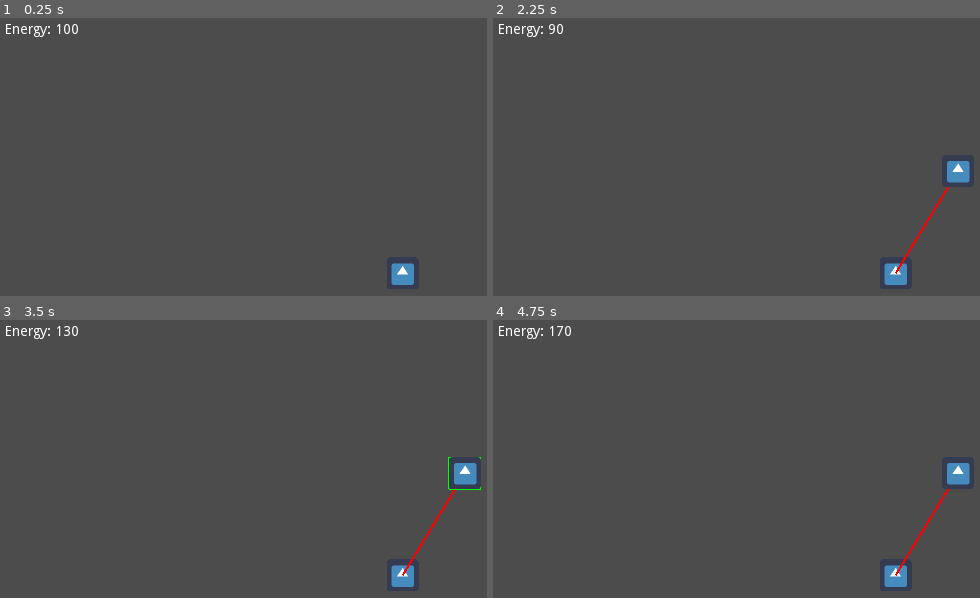
Above: before the commit, frames 1-4 (two rows, left to right).
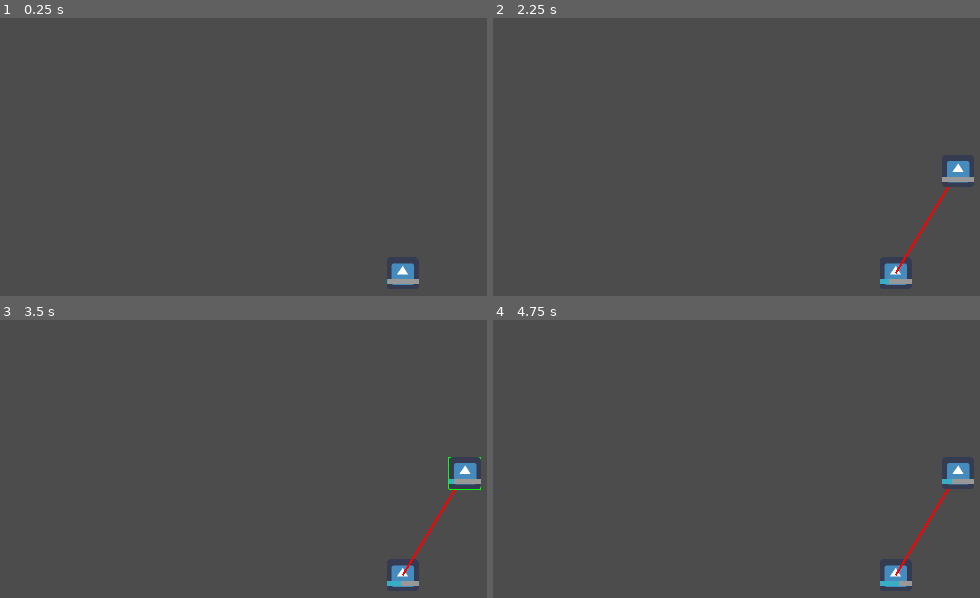
Above: after the commit, the same moments.

Repository: svntax/LD45-StartWithNothing
Game: Godot game, scene res://Scenes/Gameplay.tscn
Two runs of this game, one before a commit and one after it. Both use one fixed random seed, a clock stepped at 60 frames per second and the inputs below. The engine's default icon, where the game draws it, is replaced by a stand-in: a white triangle on a blue panel in a dark square.
Inputs (mouse positions are in pixels of both pictures, inside the frame that each line leads up to):
- Up to frame 1 (0.25 s): no input
- Up to frame 2 (2.25 s): tap Enter at 0.5, 2 s; move the mouse to (897, 273) at 0.52 s; click (897, 273) at 0.67 s; tap Space at 1.25 s; click (897, 273) at 1.42 s; move the mouse to (955, 170) at 2.02 s; click (955, 170) at 2.17 s
- Up to frame 3 (3.5 s): tap Space at 2.75 s; click (462, 472) at 2.92 s
- Up to frame 4 (4.75 s): tap Enter at 3.5 s; click (955, 472) at 3.67 s; tap Escape (deselect) at 4.15 s; tap Space at 4.25 s; move the mouse to (639, 514) at 4.27 s; click (639, 514) at 4.42 s

The runs differ from the first frame. In frame 1, 0.4% of the frame differs, in the area x 1-87%, y 2-96%; in frame 2, 0.5%; in frame 3, 0.5%, in the area x 1-99%, y 2-96%; in frame 4, 0.5%.

Commit message:
Add reactor energy bars and remove energy label

Diff:
--- a/Scenes/EnergyNode.tscn
+++ b/Scenes/EnergyNode.tscn
@@ -9,6 +9,12 @@
 
 [sub_resource type="CircleShape2D" id=2]
 radius = 16.0
+
+[sub_resource type="StyleBoxFlat" id=3]
+bg_color = Color( 0.219608, 0.686275, 0.776471, 1 )
+
+[sub_resource type="StyleBoxFlat" id=4]
+corner_detail = 1
 
 [node name="EnergyNode" groups=[
 "EnergyNodes",
@@ -27,6 +33,17 @@
 
 [node name="EnergyTimer" type="Timer" parent="." index="3"]
 autostart = true
+
+[node name="EnergyBar" type="ProgressBar" parent="." index="4"]
+margin_left = -16.4401
+margin_top = 5.72165
+margin_right = 15.5599
+margin_bottom = 10.7216
+mouse_filter = 2
+custom_styles/fg = SubResource( 3 )
+custom_styles/bg = SubResource( 4 )
+step = 0.0
+percent_visible = false
 [connection signal="input_event" from="NodeRange" to="." method="_on_NodeRange_input_event"]
 [connection signal="input_event" from="MouseDetectRange" to="." method="_on_MouseDetectRange_input_event"]
 [connection signal="timeout" from="EnergyTimer" to="." method="_on_EnergyTimer_timeout"]
--- a/Scenes/Gameplay.tscn
+++ b/Scenes/Gameplay.tscn
@@ -22,10 +22,3 @@
 [node name="UIRoot" type="Control" parent="UILayer"]
 margin_right = 40.0
 margin_bottom = 40.0
-
-[node name="EnergyLabel" type="Label" parent="UILayer/UIRoot"]
-margin_left = 20.0
-margin_top = 20.0
-margin_right = 60.0
-margin_bottom = 34.0
-text = "Energy: 0"
--- a/Scripts/EnergyNode.gd
+++ b/Scripts/EnergyNode.gd
@@ -3,52 +3,58 @@
 onready var generatedEnergyAmount = 20
 onready var NODE_RADIUS = nodeRange.get_node("CollisionShape2D").shape.radius
 onready var MOUSE_RADIUS = $MouseDetectRange/CollisionShape2D.shape.radius
+onready var current_charge = 0.0;
+onready var MAXIMUM_CHARGE = 100;
+onready var SECONDS_TO_FULL_CHARGE = 8;
 
 func _ready():
-	energyCost = 50 #TODO adjust later
+    energyCost = 50 #TODO adjust later
 
 func _draw():
-	for node in adjacentNodes:
-		#to_local() needed because _draw() is relative to this node's position
-		draw_line(to_local(global_position), to_local(node.global_position), Color.red, 2)
-	if isSelected:
-		draw_rect(Rect2(-16, -16, 32, 32), Color.green, false)
-		#draw_circle(Vector2(0, 0), NODE_RADIUS, Color.green)
+    for node in adjacentNodes:
+        #to_local() needed because _draw() is relative to this node's position
+        draw_line(to_local(global_position), to_local(node.global_position), Color.red, 2)
+    if isSelected:
+        draw_rect(Rect2(-16, -16, 32, 32), Color.green, false)
+
+
+        #draw_circle(Vector2(0, 0), NODE_RADIUS, Color.green)
 
 func _process(delta):
-	update()
+    update()
+    $EnergyBar.set_value($EnergyBar.value + delta * $EnergyBar.max_value / SECONDS_TO_FULL_CHARGE)
 
 func isPositionValid(pos):
-	var dist : int = global_position.distance_to(pos)
-	if MOUSE_RADIUS * 2 < dist and dist < NODE_RADIUS and !nodeSystem.isMouseOverlappingNode():
-		return true
-	else:
-		return false
+    var dist : int = global_position.distance_to(pos)
+    if MOUSE_RADIUS * 2 < dist and dist < NODE_RADIUS and !nodeSystem.isMouseOverlappingNode():
+        return true
+    else:
+        return false
 
 func _on_NodeRange_input_event(viewport, event, shape_idx):
-	if event is InputEventMouseButton and event.pressed and event.button_index == BUTTON_LEFT:
-		if isSelected:
-			if isPositionValid(event.position):
-				print("valid point")
-				var newNode = nodeSystem.placeNode(event.position)
-				nodeSystem.connectNodes(newNode, self)
-				nodeSystem.deselectNode()
-			else:
-				print("invalid point")
+    if event is InputEventMouseButton and event.pressed and event.button_index == BUTTON_LEFT:
+        if isSelected:
+            if isPositionValid(event.position):
+                print("valid point")
+                var newNode = nodeSystem.placeNode(event.position)
+                nodeSystem.connectNodes(newNode, self)
+                nodeSystem.deselectNode()
+            else:
+                print("invalid point")
 
 func _on_MouseDetectRange_input_event(viewport, event, shape_idx):
-	if event is InputEventMouseButton and event.pressed :
-		if event.button_index == BUTTON_LEFT:
-			if not isSelected and not nodeSystem.hasSelectedNode():
-				isSelected = true
-				nodeSystem.selectNode(self)
-				print("mouse range click")
-			elif not isSelected and nodeSystem.hasSelectedNode():
-				nodeSystem.connectNodes(self, nodeSystem.getSelectedNode())
-				nodeSystem.deselectNode()
-		elif event.button_index == BUTTON_RIGHT and !nodeSystem.hasSelectedNode():
-			#TODO debug node removal, remove later?
-			self.removeNode()
+    if event is InputEventMouseButton and event.pressed :
+        if event.button_index == BUTTON_LEFT:
+            if not isSelected and not nodeSystem.hasSelectedNode():
+                isSelected = true
+                nodeSystem.selectNode(self)
+                print("mouse range click")
+            elif not isSelected and nodeSystem.hasSelectedNode():
+                nodeSystem.connectNodes(self, nodeSystem.getSelectedNode())
+                nodeSystem.deselectNode()
+        elif event.button_index == BUTTON_RIGHT and !nodeSystem.hasSelectedNode():
+            #TODO debug node removal, remove later?
+            self.removeNode()
 
-func _on_EnergyTimer_timeout():
-	nodeSystem.addEnergy(generatedEnergyAmount)
+#func _on_EnergyTimer_timeout():
+    #nodeSystem.addEnergy(generatedEnergyAmount)
--- a/Scripts/GameplayControls.gd
+++ b/Scripts/GameplayControls.gd
@@ -9,49 +9,48 @@
 onready var energy = 100
 
 func _process(delta):
-	mouseArea.global_position = get_viewport().get_mouse_position()
-	if Input.is_action_just_pressed("deselect"):
-		deselectNode()
-	energyUI.set_text("Energy: " + str(energy))
+    mouseArea.global_position = get_viewport().get_mouse_position()
+    if Input.is_action_just_pressed("deselect"):
+        deselectNode()
 
 func selectNode(target) -> void:
-	deselectNode()
-	selectedNode = target
+    deselectNode()
+    selectedNode = target
 
 func deselectNode() -> void:
-	print("deselectNode()")
-	if selectedNode != null:
-		selectedNode.deselect()
-	selectedNode = null
+    print("deselectNode()")
+    if selectedNode != null:
+        selectedNode.deselect()
+    selectedNode = null
 
 func hasSelectedNode() -> bool:
-	return selectedNode != null
+    return selectedNode != null
 
 func getSelectedNode():
-	return selectedNode
+    return selectedNode
 
 func connectNodes(node1, node2) -> void:
-	node1.connectNode(node2)
-	node2.connectNode(node1)
+    node1.connectNode(node2)
+    node2.connectNode(node1)
 
 func disconnectNodes(node1, node2) -> void:
-	node1.disconnectNode(node2)
-	node2.disconnectNode(node1)
+    node1.disconnectNode(node2)
+    node2.disconnectNode(node1)
 
 #Returns the newly created node
 func placeNode(pos: Vector2):
-	#TODO right now it always spawns an energy node, should be based on UI selection
-	var newNode = energyNodeScene.instance()
-	add_child(newNode)
-	newNode.global_position = pos
-	energy -= newNode.getEnergyCost()
-	return newNode
+    #TODO right now it always spawns an energy node, should be based on UI selection
+    var newNode = energyNodeScene.instance()
+    add_child(newNode)
+    newNode.global_position = pos
+    energy -= newNode.getEnergyCost()
+    return newNode
 
 func isMouseOverlappingNode() -> bool:
-	for node in get_tree().get_nodes_in_group("SpaceNodes"):
-		if mouseArea.global_position.distance_to(node.global_position) < node.MOUSE_RADIUS:
-			return true
-	return false
+    for node in get_tree().get_nodes_in_group("SpaceNodes"):
+        if mouseArea.global_position.distance_to(node.global_position) < node.MOUSE_RADIUS:
+            return true
+    return false
 
 func addEnergy(amount) -> void:
-	energy += amount
+    energy += amount
--- a/Scripts/SpaceNode.gd
+++ b/Scripts/SpaceNode.gd
@@ -10,33 +10,33 @@
 onready var isSelected = false
 
 func connectNode(targetNode) -> void:
-	for element in adjacentNodes:
-		if element == targetNode:
-			#Already exists, so return
-			return
-	adjacentNodes.append(targetNode)
+    for element in adjacentNodes:
+        if element == targetNode:
+            #Already exists, so return
+            return
+    adjacentNodes.append(targetNode)
 
 func disconnectNode(targetNode) -> void:
-	var i = adjacentNodes.find(targetNode)
-	if i > -1:
-		adjacentNodes.remove(i)
+    var i = adjacentNodes.find(targetNode)
+    if i > -1:
+        adjacentNodes.remove(i)
 
 func deselect() -> void:
-	isSelected = false
+    isSelected = false
 
 func removeNode() -> void:
-	for node in adjacentNodes:
-		node.disconnectNode(self)
-	adjacentNodes.clear()
-	if nodeSystem.getSelectedNode() == self:
-		nodeSystem.deselectNode()
-	queue_free()
+    for node in adjacentNodes:
+        node.disconnectNode(self)
+    adjacentNodes.clear()
+    if nodeSystem.getSelectedNode() == self:
+        nodeSystem.deselectNode()
+    queue_free()
 
 func getAdjacentNodes() -> Array:
-	return adjacentNodes
+    return adjacentNodes
 
 func getNodesInRange() -> Array:
-	return nodeRange.get_overlapping_areas()
+    return nodeRange.get_overlapping_areas()
 
 func getEnergyCost() -> int:
-	return energyCost
+    return energyCost
Not shown: 1 places in Scenes/EnergyNode.tscn that only renumber resources
